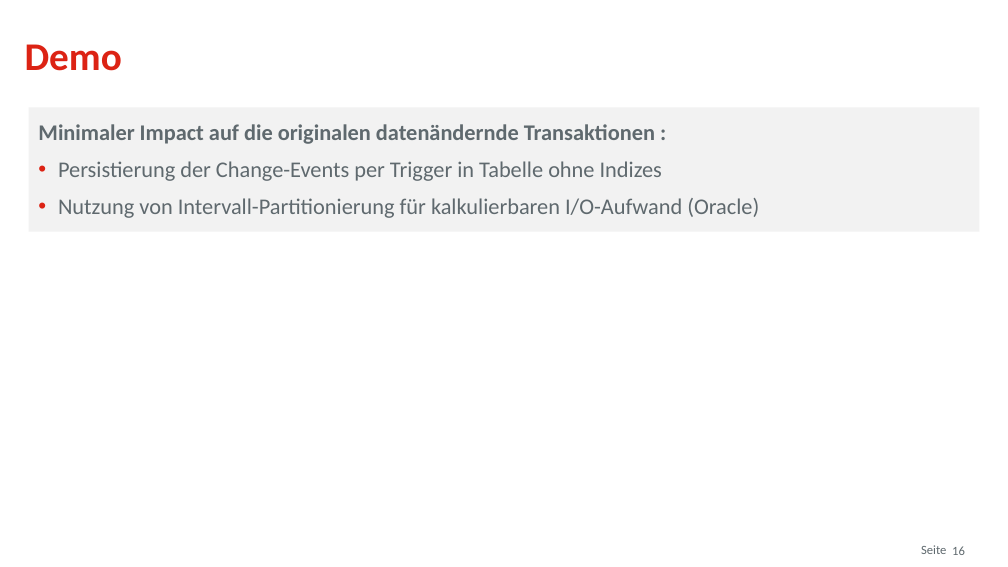
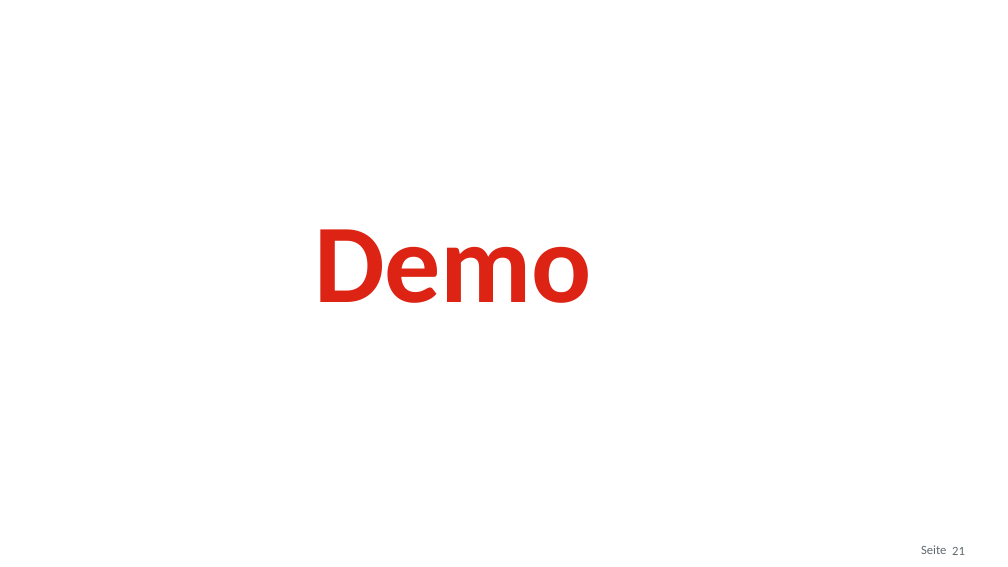
Before and after one commit to osp-ottogroup/movex-cdc, a slide deck: slide 21 of doc/2020-09_TriXX_Otto_QConf.pptx (slide 16 before the commit). Drawn at 1008x567 pixels with LibreOffice and Linux fonts; fonts in the diff are those of the drawing; background and template pictures are left out. Boxes give left, top, right and bottom in pixels: in the first picture for what was removed or moved away, otherwise in the second. Text is boxed around its words. In the diff, an @@ line names an element or a change of style, - is before the commit and + after.

```diff
--- a/doc/2020-09_TriXX_Otto_QConf.pptx
+++ b/doc/2020-09_TriXX_Otto_QConf.pptx
@@ rectangle removed at bbox=[28, 108, 979, 232] @@
-Minimaler Impact auf die originalen datenändernde Transaktionen :
-• Persistierung der Change-Events per Trigger in Tabelle ohne Indizes
-• Nutzung von Intervall-Partitionierung für kalkulierbaren I/O-Aufwand (Oracle)
@@ title "Demo": place and size @@
-title "Demo" at bbox=[25, 44, 122, 71]
+title "Demo" at bbox=[314, 229, 592, 303]
@@ title "Demo" at bbox=[314, 229, 592, 303]: size 28 to 80 pt @@
@@ page number at bbox=[952, 547, 965, 555]: text changed @@
-16
+21
```
Also in this commit, not shown: 5 other slides changed, 11 slides added, 6 slides removed.
